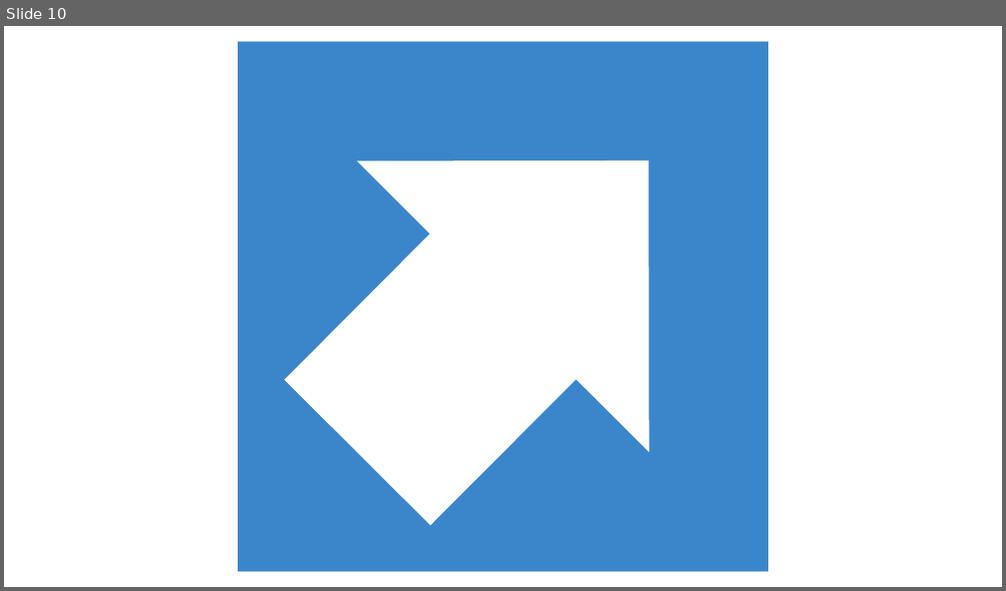
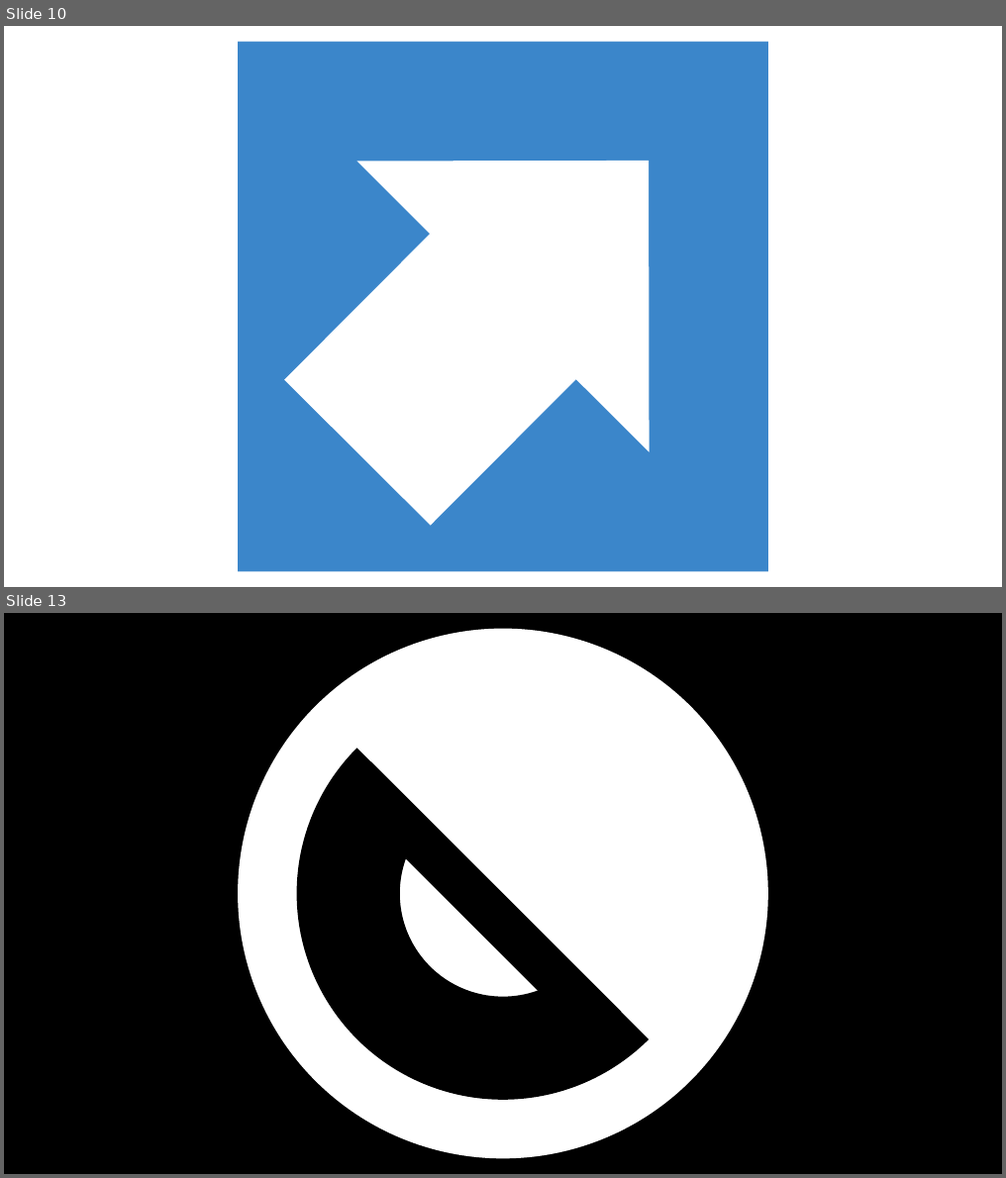
Before and after one commit to oxjihun/esoTris, a slide deck: images/design.pptx. Shown one above the other, each under a label of ours: slide 10 before the commit, slides 10 and 13 after it; the slides between them are not shown. The pictures are 1006x591 and 1006x1178 pixels, drawn with LibreOffice and Linux fonts; fonts in the diff are those of the drawing. Boxes give left, top, right and bottom in pixels: in the first picture for what was removed or moved away, otherwise in the second. Text is boxed around its words. In the diff, an @@ line names an element or a change of style, - is before the commit and + after.

```diff
--- a/images/design.pptx
+++ b/images/design.pptx
@@ slide 13 added at (x1=4, y1=613, x2=1002, y2=1174), background #FFFFFF @@
@@ rectangle added at (x1=4, y1=613, x2=1002, y2=1174), fill #000000 @@
@@ ellipse added at (x1=238, y1=629, x2=768, y2=1159), fill #FFFFFF @@
@@ rectangle added at (x1=392, y1=658, x2=614, y2=740), fill #FFFFFF @@
@@ donut added at (x1=297, y1=687, x2=709, y2=1100), fill #000000 @@
@@ right triangle added at (x1=326, y1=717, x2=679, y2=1070), fill #FFFFFF @@
@@ rectangle added at (x1=340, y1=761, x2=621, y2=1043), fill #000000 @@
@@ rectangle added at (x1=653, y1=782, x2=736, y2=1004), fill #FFFFFF @@
```
Also in this commit, not shown: 2 other slides added, 37 other files.
